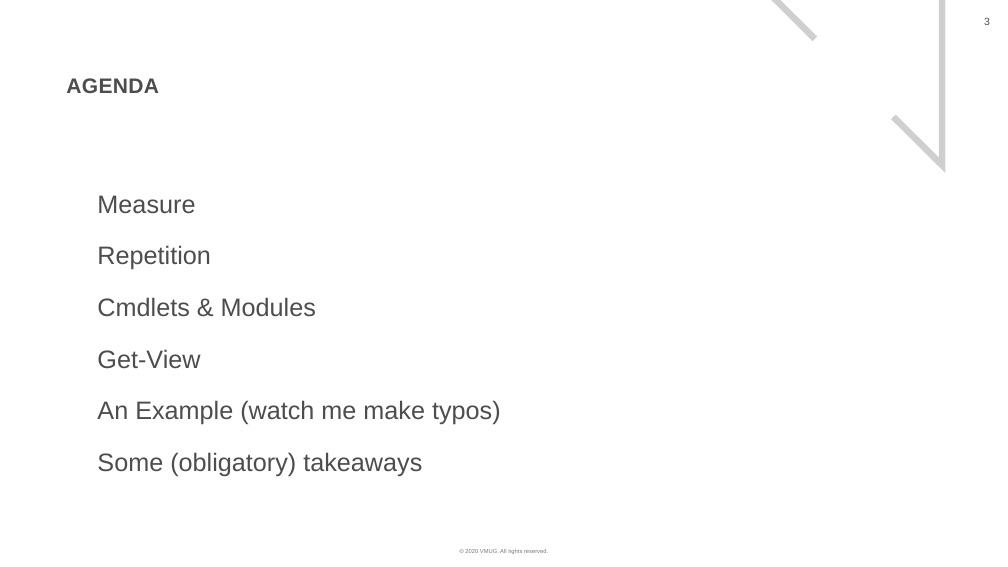
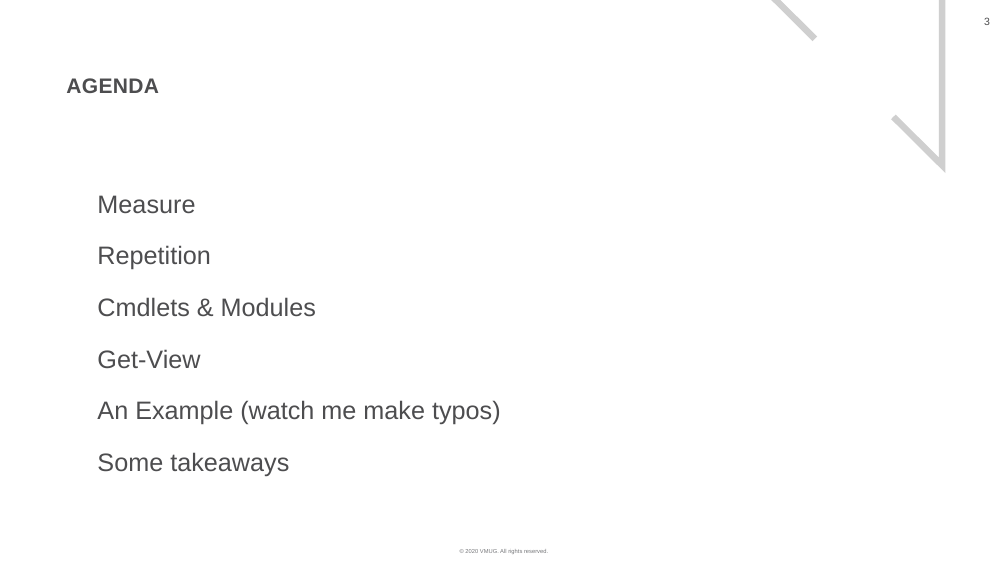
Before and after one commit to lucdekens/VMUGBE-2020, a slide deck: slide 3 of VMUGBE-2020.pptx. Drawn at 1008x567 pixels with LibreOffice and Linux fonts; fonts in the diff are those of the drawing; background and template pictures are left out. Boxes give left, top, right and bottom in pixels: in the first picture for what was removed or moved away, otherwise in the second. Text is boxed around its words. In the diff, an @@ line names an element or a change of style, - is before the commit and + after.

```diff
--- a/VMUGBE-2020.pptx
+++ b/VMUGBE-2020.pptx
@@ text at bbox=[97, 452, 289, 476]: text changed @@
-Some (obligatory) takeaways
+Some takeaways
```
Also in this commit, not shown: 2 other slides changed, 6 slides added, 6 slides removed, 5 other files.
